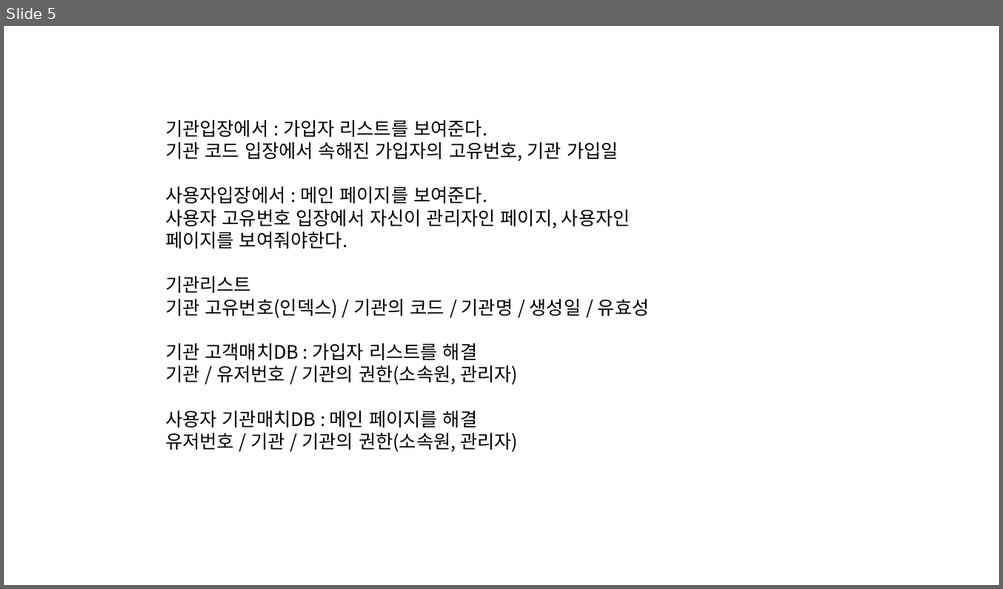
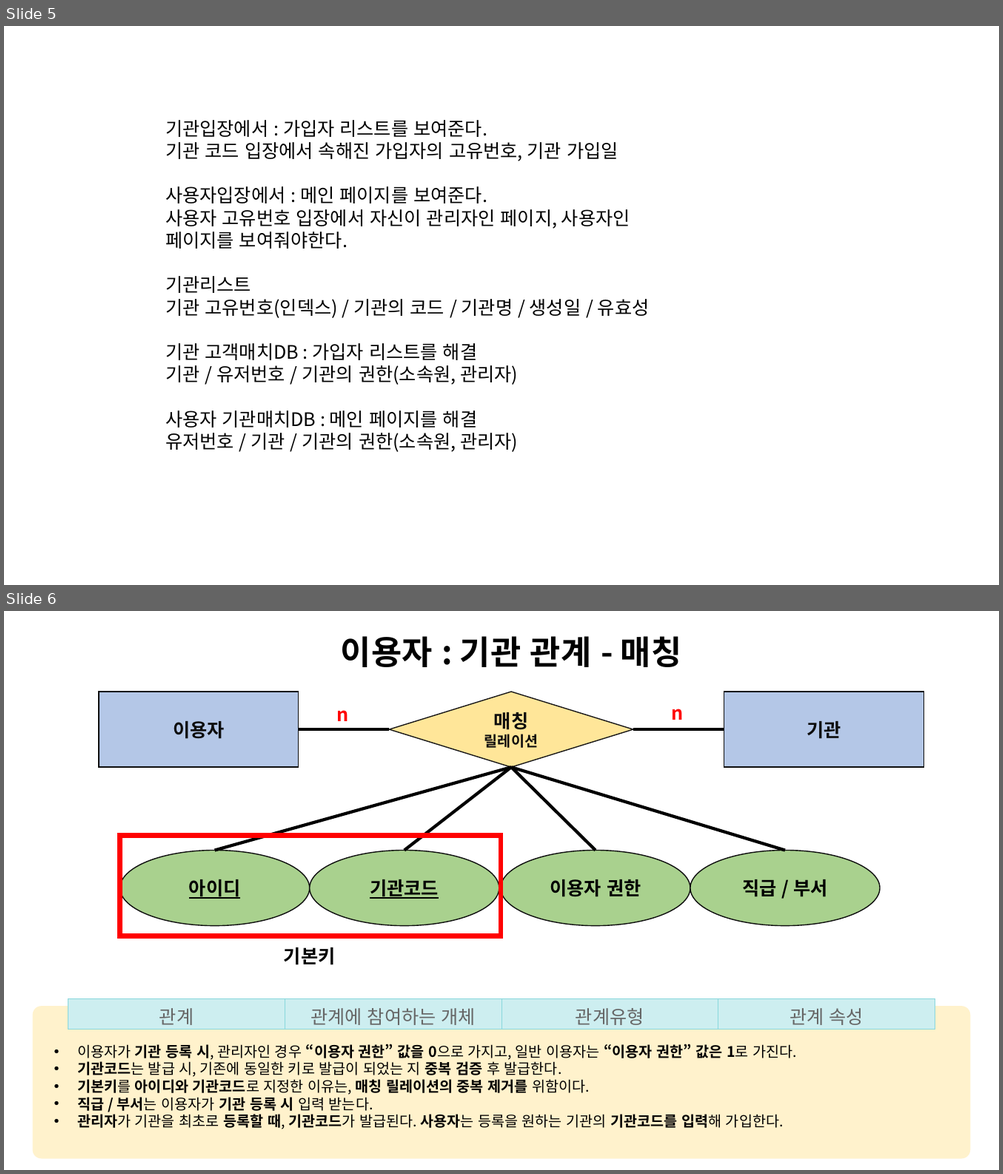
Before and after one commit to oMFDOo/School_4.1, a slide deck: 캡스톤디자인/DB구상.pptx. Shown one above the other, each under a label of ours: slide 5 before the commit, slides 5 and 6 after it. The pictures are 1003x589 and 1003x1174 pixels, drawn with LibreOffice and Linux fonts; fonts in the diff are those of the drawing. Boxes give left, top, right and bottom in pixels: in the first picture for what was removed or moved away, otherwise in the second. Text is boxed around its words. In the diff, an @@ line names an element or a change of style, - is before the commit and + after.

```diff
--- a/캡스톤디자인/DB구상.pptx
+++ b/캡스톤디자인/DB구상.pptx
@@ slide 6 added at <box>4,611,999,1170</box>, background #FFFFFF @@
@@ text added at <box>341,636,681,667</box>, 32 pt, text #000000, bold @@
+이용자 : 기관 관계 - 매칭
@@ text added at <box>337,710,349,721</box>, 18 pt, text #FF0000, bold @@
+n
@@ text added at <box>671,709,683,720</box>, 18 pt, text #FF0000, bold @@
+n
@@ group added at <box>99,692,924,965</box>: 6 lines, 5 texts, 4 ellipses, 3 rectangles, 1 diamond @@
+매칭
+릴레이션
+이용자
+기관
+아이디
+기관코드
+이용자 권한
+직급 / 부서
+기본키
@@ rounded rectangle added at <box>32,1006,970,1159</box>, fill #FFF2CC @@
@@ table added at <box>68,999,933,1029</box>, 1 rows, 4 columns @@
+관계 | 관계에 참여하는 개체 | 관계유형 | 관계 속성
@@ text added at <box>77,1044,797,1130</box>, 14 pt, text #000000 @@
+• 이용자가 기관 등록 시, 관리자인 경우 “이용자 권한” 값을 0으로 가지고, 일반 이용자는 “이용자 권한” 값은 1로 가진다.
+• 기관코드는 발급 시, 기존에 동일한 키로 발급이 되었는 지 중복 검증 후 발급한다.
+• 기본키를 아이디와 기관코드로 지정한 이유는, 매칭 릴레이션의 중복 제거를 위함이다.
+• 직급 / 부서는 이용자가 기관 등록 시 입력 받는다.
+• 관리자가 기관을 최초로 등록할 때, 기관코드가 발급된다. 사용자는 등록을 원하는 기관의 기관코드를 입력해 가입한다.
```
Also in this commit, not shown: 1 slide changed, 2 other slides added, 2 other files.
